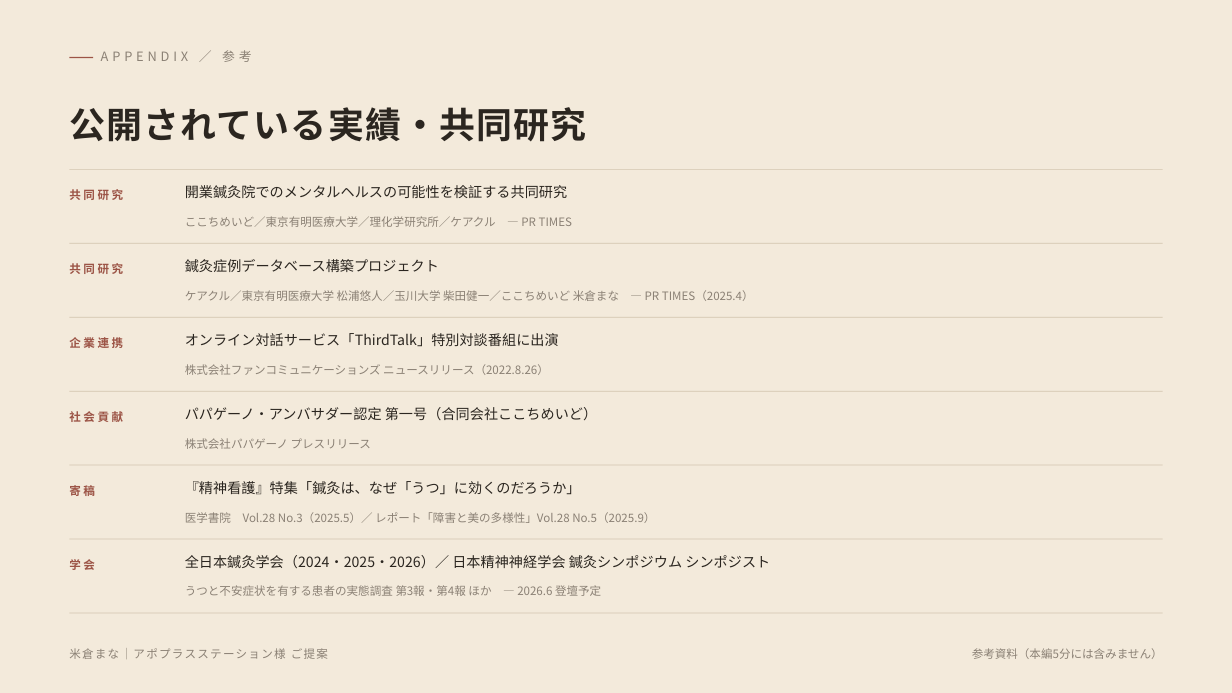
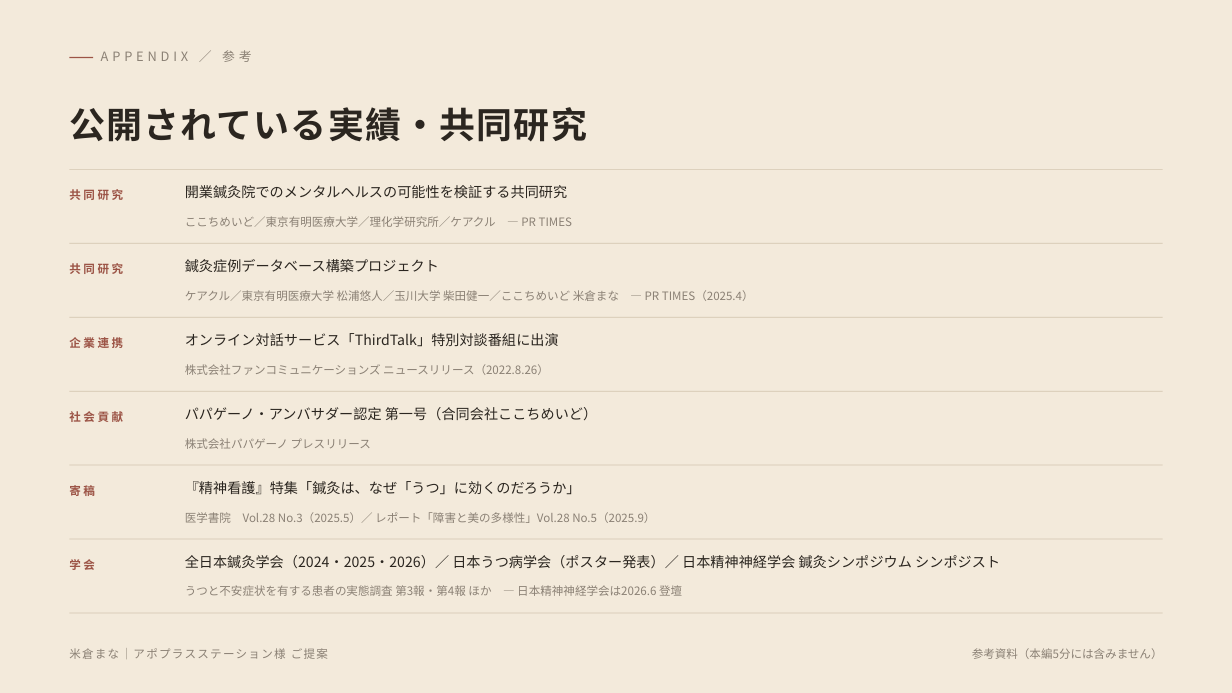
Before and after one commit to mananyon/manayonekura, a slide deck: slide 10 of proposals/米倉まな_アポプラスステーション様ご提案_導入.pptx (slide 9 before the commit). Drawn at 1232x693 pixels with LibreOffice and Linux fonts; fonts in the diff are those of the drawing. Boxes give left, top, right and bottom in pixels: in the first picture for what was removed or moved away, otherwise in the second. Text is boxed around its words. In the diff, an @@ line names an element or a change of style, - is before the commit and + after.

```diff
--- a/proposals/米倉まな_アポプラスステーション様ご提案_導入.pptx
+++ b/proposals/米倉まな_アポプラスステーション様ご提案_導入.pptx
@@ text at (185,555,1000,568): text changed @@
-全日本鍼灸学会（2024・2025・2026）／ 日本精神神経学会 鍼灸シンポジウム シンポジスト
+全日本鍼灸学会（2024・2025・2026）／ 日本うつ病学会（ポスター発表）／ 日本精神神経学会 鍼灸シンポジウム シンポジスト
@@ text at (185,585,682,596): text changed @@
-うつと不安症状を有する患者の実態調査 第3報・第4報 ほか ― 2026.6 登壇予定
+うつと不安症状を有する患者の実態調査 第3報・第4報 ほか ― 日本精神神経学会は2026.6 登壇
```
Also in this commit, not shown: 7 other slides changed, 1 slide added, 2 other files.
